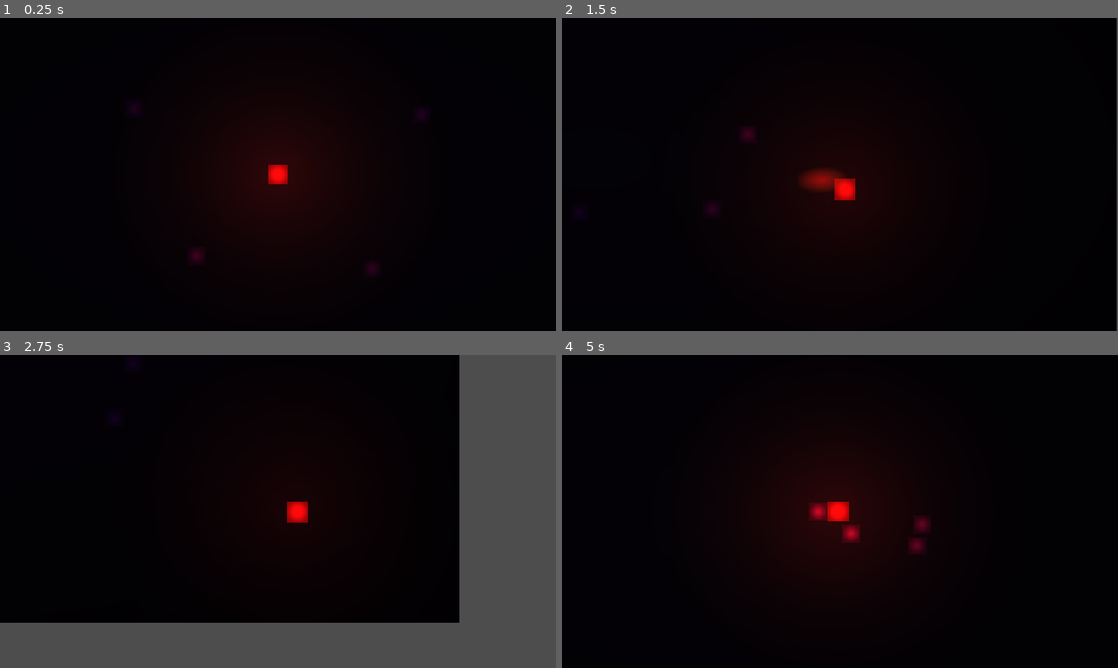
Above: before the commit, frames 1-4 (two rows, left to right).
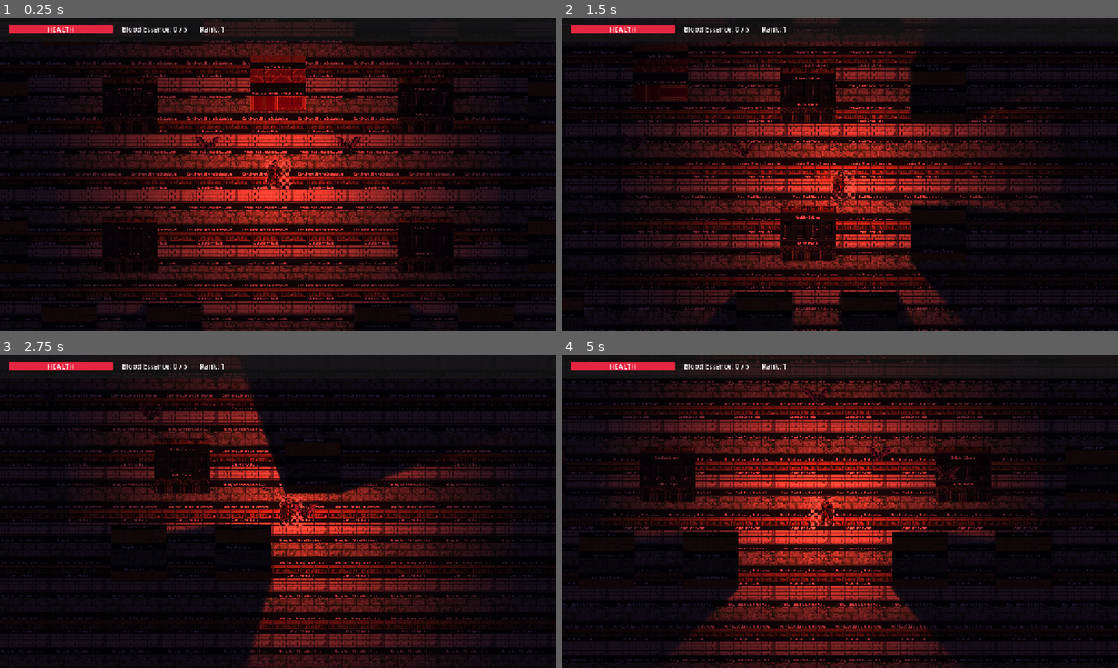
Above: after the commit, the same moments.

Repository: razidark/Crimson-Descent
Game: Godot game, scene res://scenes/world.tscn
The game is run twice, just before and just after one commit, with the same random seed, the same clock (stepped at 60 frames per second) and the same inputs.
Inputs (mouse positions are in pixels of both pictures, inside the frame that each line leads up to):
- Up to frame 1 (0.25 s): no input
- Up to frame 2 (1.5 s): tap Enter (ui_accept) at 0.5, 0.77 s; move the mouse to (962, 158) at 0.52 s; hold Right (ui_right) 0.53-1.28 s; click (962, 158) at 0.67 s; move the mouse to (728, 190) at 1.27 s; hold Down (ui_down) from 1.28 s (still down); click (728, 190) at 1.42 s
- Up to frame 3 (2.75 s): tap Enter (ui_accept) at 1.52 s; move the mouse to (333, 442) at 2.02 s; release Down (ui_down) at 2.03 s; hold Right (ui_right) from 2.03 s (still down); click (333, 442) at 2.17 s
- Up to frame 4 (5 s): move the mouse to (812, 574) at 2.77 s; release Right (ui_right) at 2.78 s; hold Up (ui_up) 2.78-3.53 s; click (812, 574) at 2.92 s; tap Enter (ui_accept) at 3.02, 3.77, 4.52 s; move the mouse to (1006, 558) at 3.52 s; hold Left (ui_left) from 3.53 s (still down); click (1006, 558) at 3.67 s; move the mouse to (673, 464) at 4.27 s; click (673, 464) at 4.42 s

The runs differ from the first frame. In frame 1, 39% of the frame differs, in the area x 0-100%, y 0-100%; in frame 2, 32%; in frame 3, 50%; in frame 4, 36%.

Commit message:
feat(godot): implement full gothic dungeon, real sprites, wave spawner, and blood blessing system

Diff:
--- a/project.godot
+++ b/project.godot
@@ -1,15 +1,25 @@
 ; Engine configuration file.
 ; It's best edited using the editor UI and not directly,
-; but it can also be edited manually.
+; since the parameters that go here are not all obvious.
+;
+; Format:
+;   [section] ; section goes between []
+;   param=value ; assign values to parameters
 
 config_version=5
+
+"ï»¿config_version"=5
+
+[animation]
+
+compatibility/default_parent_skeleton_in_mesh_instance_3d=true
 
 [application]
 
 config/name="Crimson Descent"
 config/description="Dark Gothic Action Roguelike"
 run/main_scene="res://scenes/world.tscn"
-config/features=PackedStringArray("4.3", "Forward Plus")
+config/features=PackedStringArray("4.7", "Forward Plus")
 config/icon="res://icon.svg"
 
 [display]
@@ -22,4 +32,3 @@
 [rendering]
 
 textures/canvas_textures/default_texture_filter=0
-renderer/rendering_method="forward_plus"
--- /dev/null
+++ b/scenes/blood_orb.tscn
@@ -0,0 +1,33 @@
+[gd_scene load_steps=5 format=3 uid="uid://blood_orb_01"]
+
+[ext_resource type="Script" path="res://scripts/blood_orb.gd" id="1_orb"]
+[ext_resource type="Texture2D" path="res://assets/blood_orb.png" id="2_orb_tex"]
+
+[sub_resource type="CircleShape2D" id="CircleShape2D_orb"]
+radius = 12.0
+
+[sub_resource type="Gradient" id="Gradient_orb_light"]
+colors = PackedColorArray(0.95, 0.1, 0.2, 0.8, 0, 0, 0, 0)
+
+[sub_resource type="GradientTexture2D" id="GradientTexture2D_orb_light"]
+gradient = SubResource("Gradient_orb_light")
+width = 64
+height = 64
+fill = 1
+fill_from = Vector2(0.5, 0.5)
+fill_to = Vector2(0.85, 0.85)
+
+[node name="BloodOrb" type="Area2D"]
+script = ExtResource("1_orb")
+
+[node name="CollisionShape2D" type="CollisionShape2D" parent="."]
+shape = SubResource("CircleShape2D_orb")
+
+[node name="Sprite2D" type="Sprite2D" parent="."]
+texture = ExtResource("2_orb_tex")
+
+[node name="PointLight2D" type="PointLight2D" parent="."]
+color = Color(1, 0.2, 0.3, 1)
+energy = 1.2
+texture = SubResource("GradientTexture2D_orb_light")
+texture_scale = 1.5
--- a/scenes/enemy.tscn
+++ b/scenes/enemy.tscn
@@ -1,26 +1,40 @@
 [gd_scene load_steps=5 format=3 uid="uid://enemy_scene_01"]
 
 [ext_resource type="Script" path="res://scripts/enemy.gd" id="1_enemy_script"]
+[ext_resource type="Texture2D" path="res://assets/enemy_demon_0.png" id="2_demon_tex"]
 
-[sub_resource type="CircleShape2D" id="CircleShape2D_enemy"]
-radius = 14.0
+[sub_resource type="CapsuleShape2D" id="CapsuleShape2D_enemy"]
+radius = 18.0
+height = 46.0
 
-[sub_resource type="Gradient" id="Gradient_enemy"]
-colors = PackedColorArray(0.6, 0.1, 0.7, 1, 0.2, 0.05, 0.3, 1)
+[sub_resource type="StyleBoxFlat" id="StyleBoxFlat_hp_fill"]
+bg_color = Color(0.85, 0.15, 0.2, 1)
+corner_radius_top_left = 2
+corner_radius_top_right = 2
+corner_radius_bottom_right = 2
+corner_radius_bottom_left = 2
 
-[sub_resource type="GradientTexture2D" id="GradientTexture2D_enemy"]
-gradient = SubResource("Gradient_enemy")
-width = 28
-height = 28
-fill = 1
-fill_from = Vector2(0.5, 0.5)
-fill_to = Vector2(0.85, 0.85)
+[sub_resource type="StyleBoxFlat" id="StyleBoxFlat_hp_bg"]
+bg_color = Color(0.1, 0.1, 0.15, 0.8)
 
 [node name="Enemy" type="CharacterBody2D"]
+collision_layer = 4
+collision_mask = 3
 script = ExtResource("1_enemy_script")
 
 [node name="CollisionShape2D" type="CollisionShape2D" parent="."]
-shape = SubResource("CircleShape2D_enemy")
+shape = SubResource("CapsuleShape2D_enemy")
 
 [node name="Sprite2D" type="Sprite2D" parent="."]
-texture = SubResource("GradientTexture2D_enemy")
+scale = Vector2(0.75, 0.75)
+texture = ExtResource("2_demon_tex")
+
+[node name="ProgressBar" type="ProgressBar" parent="."]
+offset_left = -20.0
+offset_top = -32.0
+offset_right = 20.0
+offset_bottom = -28.0
+theme_override_styles/background = SubResource("StyleBoxFlat_hp_bg")
+theme_override_styles/fill = SubResource("StyleBoxFlat_hp_fill")
+value = 100.0
+show_percentage = false
--- a/scenes/player.tscn
+++ b/scenes/player.tscn
@@ -1,48 +1,152 @@
-[gd_scene load_steps=5 format=3 uid="uid://player_scene_01"]
+[gd_scene load_steps=7 format=3 uid="uid://player_scene_01"]
 
 [ext_resource type="Script" path="res://scripts/player.gd" id="1_script"]
+[ext_resource type="Texture2D" path="res://assets/hero_0.png" id="2_hero_tex"]
 
-[sub_resource type="CircleShape2D" id="CircleShape2D_1"]
-radius = 16.0
-
-[sub_resource type="Gradient" id="Gradient_char"]
-colors = PackedColorArray(0.85, 0.15, 0.25, 1, 0.4, 0.05, 0.1, 1)
-
-[sub_resource type="GradientTexture2D" id="GradientTexture2D_char"]
-gradient = SubResource("Gradient_char")
-width = 32
-height = 32
-fill = 1
-fill_from = Vector2(0.5, 0.5)
-fill_to = Vector2(0.9, 0.9)
+[sub_resource type="CapsuleShape2D" id="CapsuleShape2D_1"]
+radius = 18.0
+height = 54.0
 
 [sub_resource type="Gradient" id="Gradient_light"]
-colors = PackedColorArray(1, 0.4, 0.2, 0.9, 0, 0, 0, 0)
+colors = PackedColorArray(1, 0.45, 0.35, 1, 0, 0, 0, 0)
 
 [sub_resource type="GradientTexture2D" id="GradientTexture2D_light"]
 gradient = SubResource("Gradient_light")
-width = 128
-height = 128
+width = 256
+height = 256
 fill = 1
 fill_from = Vector2(0.5, 0.5)
-fill_to = Vector2(0.85, 0.85)
+fill_to = Vector2(0.95, 0.95)
+
+[sub_resource type="StyleBoxFlat" id="StyleBoxFlat_player_fill"]
+bg_color = Color(0.9, 0.15, 0.25, 1)
+corner_radius_top_left = 4
+corner_radius_top_right = 4
+corner_radius_bottom_right = 4
+corner_radius_bottom_left = 4
+
+[sub_resource type="StyleBoxFlat" id="StyleBoxFlat_player_bg"]
+bg_color = Color(0.08, 0.05, 0.1, 0.9)
+border_width_left = 1
+border_width_top = 1
+border_width_right = 1
+border_width_bottom = 1
+border_color = Color(0.3, 0.1, 0.15, 1)
 
 [node name="Player" type="CharacterBody2D"]
+collision_layer = 2
+collision_mask = 1
 script = ExtResource("1_script")
 
 [node name="CollisionShape2D" type="CollisionShape2D" parent="."]
-shape = SubResource("CircleShape2D_1")
+position = Vector2(0, 4)
+shape = SubResource("CapsuleShape2D_1")
 
 [node name="Sprite2D" type="Sprite2D" parent="."]
-texture = SubResource("GradientTexture2D_char")
+scale = Vector2(0.8, 0.8)
+texture = ExtResource("2_hero_tex")
 
 [node name="PointLight2D" type="PointLight2D" parent="."]
-color = Color(0.95, 0.4, 0.2, 1)
+color = Color(0.98, 0.45, 0.3, 1)
 energy = 1.8
+shadow_enabled = true
+shadow_filter = 1
+shadow_filter_smooth = 2.0
 texture = SubResource("GradientTexture2D_light")
-texture_scale = 5.0
+texture_scale = 4.0
 
 [node name="Camera2D" type="Camera2D" parent="."]
 position_smoothing_enabled = true
 position_smoothing_speed = 7.0
-zoom = Vector2(1.5, 1.5)
+
+[node name="CanvasLayer" type="CanvasLayer" parent="."]
+
+[node name="HUD" type="Control" parent="CanvasLayer"]
+layout_mode = 3
+anchors_preset = 15
+anchor_right = 1.0
+anchor_bottom = 1.0
+grow_horizontal = 2
+grow_vertical = 2
+mouse_filter = 2
+
+[node name="TopPanel" type="Panel" parent="CanvasLayer/HUD"]
+layout_mode = 1
+anchors_preset = 10
+anchor_right = 1.0
+offset_bottom = 54.0
+grow_horizontal = 2
+
+[node name="HealthBar" type="ProgressBar" parent="CanvasLayer/HUD"]
+layout_mode = 0
+offset_left = 20.0
+offset_top = 16.0
+offset_right = 260.0
+offset_bottom = 36.0
+theme_override_styles/background = SubResource("StyleBoxFlat_player_bg")
+theme_override_styles/fill = SubResource("StyleBoxFlat_player_fill")
+value = 100.0
+show_percentage = false
+
+[node name="HpText" type="Label" parent="CanvasLayer/HUD/HealthBar"]
+layout_mode = 1
+anchors_preset = 15
+anchor_right = 1.0
+anchor_bottom = 1.0
+text = "HEALTH"
+horizontal_alignment = 1
+vertical_alignment = 1
+
+[node name="BloodLabel" type="Label" parent="CanvasLayer/HUD"]
+layout_mode = 0
+offset_left = 280.0
+offset_top = 14.0
+offset_right = 440.0
+offset_bottom = 38.0
+text = "Blood Essence: 0"
+vertical_alignment = 1
+
+[node name="LevelLabel" type="Label" parent="CanvasLayer/HUD"]
+layout_mode = 0
+offset_left = 460.0
+offset_top = 14.0
+offset_right = 580.0
+offset_bottom = 38.0
+text = "Rank: 1"
+vertical_alignment = 1
+
+[node name="UpgradePanel" type="PanelContainer" parent="CanvasLayer/HUD"]
+visible = false
+layout_mode = 1
+anchors_preset = 8
+anchor_left = 0.5
+anchor_top = 0.5
+anchor_right = 0.5
+anchor_bottom = 0.5
+offset_left = -260.0
+offset_top = -140.0
+offset_right = 260.0
+offset_bottom = 140.0
+grow_horizontal = 2
+grow_vertical = 2
+
+[node name="VBox" type="VBoxContainer" parent="CanvasLayer/HUD/UpgradePanel"]
+layout_mode = 2
+theme_override_constants/separation = 12
+
+[node name="Title" type="Label" parent="CanvasLayer/HUD/UpgradePanel/VBox"]
+layout_mode = 2
+text = "--- BLOOD BLESSING UNLOCKED ---"
+horizontal_alignment = 1
+
+[node name="BtnBlade" type="Button" parent="CanvasLayer/HUD/UpgradePanel/VBox"]
+layout_mode = 2
+text = "[1] Crimson Cleave: +35% Attack Damage & Slash Width"
+
+[node name="BtnSwift" type="Button" parent="CanvasLayer/HUD/UpgradePanel/VBox"]
+layout_mode = 2
+text = "[2] Vampire Wings: +25% Movement Speed & Lower Dash Cooldown"
+
+[node name="BtnLeech" type="Button" parent="CanvasLayer/HUD/UpgradePanel/VBox"]
+layout_mode = 2
+text = "[3] Soul Drinker: Instantly restore 50% HP & gain +20 Max HP"
--- /dev/null
+++ b/scenes/wall.tscn
@@ -0,0 +1,22 @@
+[gd_scene load_steps=4 format=3]
+
+[ext_resource type="Texture2D" path="res://assets/tile_wall.png" id="1_wall"]
+
+[sub_resource type="RectangleShape2D" id="RectangleShape2D_1"]
+size = Vector2(128, 128)
+
+[sub_resource type="OccluderPolygon2D" id="OccluderPolygon2D_1"]
+polygon = PackedVector2Array(-64, -64, 64, -64, 64, 64, -64, 64)
+
+[node name="Wall" type="StaticBody2D"]
+collision_layer = 1
+collision_mask = 0
+
+[node name="Sprite2D" type="Sprite2D" parent="."]
+texture = ExtResource("1_wall")
+
+[node name="CollisionShape2D" type="CollisionShape2D" parent="."]
+shape = SubResource("RectangleShape2D_1")
+
+[node name="LightOccluder2D" type="LightOccluder2D" parent="."]
+occluder = SubResource("OccluderPolygon2D_1")
--- a/scenes/world.tscn
+++ b/scenes/world.tscn
@@ -1,39 +1,94 @@
-[gd_scene load_steps=5 format=3 uid="uid://world_scene_01"]
+[gd_scene load_steps=8 format=3 uid="uid://world_scene_01"]
 
-[ext_resource type="PackedScene" path="res://scenes/player.tscn" id="1_player"]
-[ext_resource type="PackedScene" path="res://scenes/enemy.tscn" id="2_enemy"]
-
-[sub_resource type="Gradient" id="Gradient_floor"]
-colors = PackedColorArray(0.12, 0.09, 0.15, 1, 0.05, 0.03, 0.08, 1)
-
-[sub_resource type="GradientTexture2D" id="GradientTexture2D_floor"]
-gradient = SubResource("Gradient_floor")
-width = 1600
-height = 900
-fill = 1
-fill_from = Vector2(0.5, 0.5)
-fill_to = Vector2(0.9, 0.9)
+[ext_resource type="Texture2D" path="res://assets/tile_floor.png" id="1_floor_tex"]
+[ext_resource type="PackedScene" path="res://scenes/player.tscn" id="2_player"]
+[ext_resource type="PackedScene" path="res://scenes/wall.tscn" id="3_wall"]
+[ext_resource type="PackedScene" path="res://scenes/enemy.tscn" id="4_enemy"]
+[ext_resource type="Script" path="res://scripts/spawner.gd" id="5_spawner"]
+[ext_resource type="Texture2D" path="res://assets/tile_altar.png" id="6_altar_tex"]
+[ext_resource type="Texture2D" path="res://assets/tile_pillar.png" id="7_pillar_tex"]
 
 [node name="World" type="Node2D"]
 
 [node name="CanvasModulate" type="CanvasModulate" parent="."]
 color = Color(0.12, 0.08, 0.16, 1)
 
-[node name="Ground" type="Sprite2D" parent="."]
+[node name="FloorDungeon" type="Sprite2D" parent="."]
+texture_repeat = 2
 position = Vector2(640, 360)
-texture = SubResource("GradientTexture2D_floor")
+scale = Vector2(1, 1)
+texture = ExtResource("1_floor_tex")
+region_enabled = true
+region_rect = Rect2(0, 0, 3000, 2000)
 
-[node name="Player" parent="." instance=ExtResource("1_player")]
+[node name="Pillars" type="Node2D" parent="."]
+
+[node name="Pillar1" type="Sprite2D" parent="Pillars"]
+position = Vector2(300, 200)
+texture = ExtResource("7_pillar_tex")
+
+[node name="Pillar2" type="Sprite2D" parent="Pillars"]
+position = Vector2(980, 200)
+texture = ExtResource("7_pillar_tex")
+
+[node name="Pillar3" type="Sprite2D" parent="Pillars"]
+position = Vector2(300, 520)
+texture = ExtResource("7_pillar_tex")
+
+[node name="Pillar4" type="Sprite2D" parent="Pillars"]
+position = Vector2(980, 520)
+texture = ExtResource("7_pillar_tex")
+
+[node name="Altar" type="Sprite2D" parent="."]
+position = Vector2(640, 150)
+texture = ExtResource("6_altar_tex")
+
+[node name="Walls" type="Node2D" parent="."]
+
+[node name="WallN1" parent="Walls" instance=ExtResource("3_wall")]
+position = Vector2(160, 0)
+
+[node name="WallN2" parent="Walls" instance=ExtResource("3_wall")]
+position = Vector2(400, 0)
+
+[node name="WallN3" parent="Walls" instance=ExtResource("3_wall")]
+position = Vector2(880, 0)
+
+[node name="WallN4" parent="Walls" instance=ExtResource("3_wall")]
+position = Vector2(1120, 0)
+
+[node name="WallS1" parent="Walls" instance=ExtResource("3_wall")]
+position = Vector2(160, 720)
+
+[node name="WallS2" parent="Walls" instance=ExtResource("3_wall")]
+position = Vector2(400, 720)
+
+[node name="WallS3" parent="Walls" instance=ExtResource("3_wall")]
+position = Vector2(880, 720)
+
+[node name="WallS4" parent="Walls" instance=ExtResource("3_wall")]
+position = Vector2(1120, 720)
+
+[node name="WallW1" parent="Walls" instance=ExtResource("3_wall")]
+position = Vector2(0, 200)
+
+[node name="WallW2" parent="Walls" instance=ExtResource("3_wall")]
+position = Vector2(0, 520)
+
+[node name="WallE1" parent="Walls" instance=ExtResource("3_wall")]
+position = Vector2(1280, 200)
+
+[node name="WallE2" parent="Walls" instance=ExtResource("3_wall")]
+position = Vector2(1280, 520)
+
+[node name="Player" parent="." instance=ExtResource("2_player")]
 position = Vector2(640, 360)
 
-[node name="Enemy1" parent="." instance=ExtResource("2_enemy")]
-position = Vector2(400, 250)
+[node name="EnemySpawner" type="Node2D" parent="."]
+script = ExtResource("5_spawner")
 
-[node name="Enemy2" parent="." instance=ExtResource("2_enemy")]
-position = Vector2(880, 260)
+[node name="InitialEnemy1" parent="." instance=ExtResource("4_enemy")]
+position = Vector2(460, 280)
 
-[node name="Enemy3" parent="." instance=ExtResource("2_enemy")]
-position = Vector2(500, 500)
-
-[node name="Enemy4" parent="." instance=ExtResource("2_enemy")]
-position = Vector2(800, 520)
+[node name="InitialEnemy2" parent="." instance=ExtResource("4_enemy")]
+position = Vector2(820, 280)
--- /dev/null
+++ b/scripts/blood_orb.gd
@@ -0,0 +1,30 @@
+extends Area2D
+
+@export var xp_value: int = 15
+var target_player: Node2D = null
+var magnet_speed: float = 0.0
+
+func _ready() -> void:
+	body_entered.connect(_on_body_entered)
+	# Pulse animation
+	var tween = create_tween().set_loops()
+	tween.tween_property($Sprite2D, "scale", Vector2(1.2, 1.2), 0.4)
+	tween.tween_property($Sprite2D, "scale", Vector2(0.9, 0.9), 0.4)
+
+func _physics_process(delta: float) -> void:
+	if not target_player:
+		var players = get_tree().get_nodes_in_group("player")
+		if players.size() > 0:
+			var p = players[0]
+			if global_position.distance_to(p.global_position) < 180.0:
+				target_player = p
+		return
+
+	# Magnetize towards player
+	magnet_speed += 600.0 * delta
+	global_position = global_position.move_toward(target_player.global_position, magnet_speed * delta)
+
+func _on_body_entered(body: Node2D) -> void:
+	if body.is_in_group("player") and body.has_method("gain_blood"):
+		body.gain_blood(xp_value)
+		queue_free()
--- a/scripts/enemy.gd
+++ b/scripts/enemy.gd
@@ -1,32 +1,69 @@
 extends CharacterBody2D
 
-@export var speed: float = 90.0
-@export var max_hp: int = 40
-var current_hp: int = 40
+enum EnemyType { BAT, DEMON_WARRIOR, GARGOYLE }
+@export var enemy_type: EnemyType = EnemyType.DEMON_WARRIOR
 
+@export var speed: float = 85.0
+@export var max_hp: int = 50
+@export var attack_damage: float = 12.0
+var current_hp: int = 50
 var target: Node2D = null
+
+var blood_orb_scene = preload("res://scenes/blood_orb.tscn")
+
+@onready var sprite = $Sprite2D
+@onready var hp_bar = $ProgressBar
 
 func _ready() -> void:
 	current_hp = max_hp
 	add_to_group("enemies")
+	hp_bar.max_value = max_hp
+	hp_bar.value = current_hp
+	hp_bar.visible = false
 
-func _physics_process(_delta: float) -> void:
+func _physics_process(delta: float) -> void:
+	# Subtle breath / idle animation
+	sprite.position.y = sin(Time.get_ticks_msec() / 120.0) * 2.0
+
 	if not target:
 		var players = get_tree().get_nodes_in_group("player")
 		if players.size() > 0:
 			target = players[0]
 		return
 
-	var dir = (target.global_position - global_position).normalized()
+	var diff = target.global_position - global_position
+	var dir = diff.normalized()
 	velocity = dir * speed
+
+	if dir.x < 0:
+		sprite.flip_h = true
+	elif dir.x > 0:
+		sprite.flip_h = false
+
 	move_and_slide()
+
+	# Damage player on contact
+	if global_position.distance_to(target.global_position) < 32.0:
+		if target.has_method("take_damage"):
+			target.take_damage(attack_damage * delta)
 
 func take_damage(amount: int) -> void:
 	current_hp -= amount
-	# Flash red effect
-	$Sprite2D.modulate = Color(2, 0.2, 0.2, 1)
+	hp_bar.visible = true
+	hp_bar.value = current_hp
+
+	# Red flash effect
+	sprite.modulate = Color(3.5, 0.4, 0.4, 1)
 	var tween = create_tween()
-	tween.tween_property($Sprite2D, "modulate", Color(1, 1, 1, 1), 0.15)
+	tween.tween_property(sprite, "modulate", Color(1, 1, 1, 1), 0.15)
 
 	if current_hp <= 0:
+		spawn_blood_drop()
 		queue_free()
+
+func spawn_blood_drop() -> void:
+	var count = 2 if enemy_type == EnemyType.DEMON_WARRIOR else 1
+	for i in range(count):
+		var orb = blood_orb_scene.instantiate()
+		orb.global_position = global_position + Vector2(randf_range(-15, 15), randf_range(-15, 15))
+		get_parent().call_deferred("add_child", orb)
--- a/scripts/player.gd
+++ b/scripts/player.gd
@@ -1,28 +1,55 @@
 extends CharacterBody2D
 
 @export var speed: float = 240.0
-@export var dash_speed: float = 700.0
-@export var dash_duration: float = 0.2
+@export var dash_speed: float = 750.0
+@export var dash_duration: float = 0.22
+
+var max_hp: float = 100.0
+var current_hp: float = 100.0
+var blood_essence: int = 0
+var level: int = 1
+var next_level_threshold: int = 5
+
+var attack_power: int = 25
+var attack_scale: float = 1.0
 
 var is_dashing: bool = false
 var dash_timer: float = 0.0
 var dash_dir: Vector2 = Vector2.ZERO
+var attack_cooldown: float = 0.0
 
 var slash_scene = preload("res://scenes/slash_arc.tscn")
 
 @onready var sprite = $Sprite2D
 @onready var light = $PointLight2D
+@onready var hp_bar = $CanvasLayer/HUD/HealthBar
+@onready var blood_label = $CanvasLayer/HUD/BloodLabel
+@onready var level_label = $CanvasLayer/HUD/LevelLabel
+@onready var upgrade_panel = $CanvasLayer/HUD/UpgradePanel
 
 func _ready() -> void:
 	add_to_group("player")
+	update_hud()
+
+	if upgrade_panel:
+		var btn_blade = upgrade_panel.get_node_or_null("VBox/BtnBlade")
+		var btn_swift = upgrade_panel.get_node_or_null("VBox/BtnSwift")
+		var btn_leech = upgrade_panel.get_node_or_null("VBox/BtnLeech")
+		if btn_blade:
+			btn_blade.pressed.connect(func(): choose_upgrade("blade"))
+		if btn_swift:
+			btn_swift.pressed.connect(func(): choose_upgrade("swift"))
+		if btn_leech:
+			btn_leech.pressed.connect(func(): choose_upgrade("leech"))
 
 func _unhandled_input(event: InputEvent) -> void:
 	if event is InputEventMouseButton and event.button_index == MOUSE_BUTTON_LEFT and event.pressed:
 		attack_melee()
 
 func _physics_process(dt: float) -> void:
-	# Light subtle breathing flicker
 	light.energy = 1.8 + sin(Time.get_ticks_msec() / 200.0) * 0.15
+	if attack_cooldown > 0.0:
+		attack_cooldown -= dt
 
 	if is_dashing:
 		dash_timer -= dt
@@ -42,7 +69,6 @@
 	else:
 		velocity = Vector2.ZERO
 
-	# Space to Dash
 	if Input.is_action_just_pressed("ui_accept") and not is_dashing:
 		var dir = input_vec if input_vec != Vector2.ZERO else (Vector2.LEFT if sprite.flip_h else Vector2.RIGHT)
 		is_dashing = true
@@ -52,9 +78,61 @@
 	move_and_slide()
 
 func attack_melee() -> void:
+	if attack_cooldown > 0.0 or is_dashing or (upgrade_panel and upgrade_panel.visible):
+		return
+	attack_cooldown = 0.25
+
 	var slash = slash_scene.instantiate()
 	var mouse_pos = get_global_mouse_position()
 	var angle = (mouse_pos - global_position).angle()
-	slash.global_position = global_position + Vector2.from_angle(angle) * 36.0
+	slash.global_position = global_position + Vector2.from_angle(angle) * 40.0
 	slash.rotation = angle
+	slash.scale = Vector2(attack_scale, attack_scale)
+	slash.damage = attack_power
 	get_parent().add_child(slash)
+
+func take_damage(amount: float) -> void:
+	current_hp = max(0.0, current_hp - amount)
+	update_hud()
+	sprite.modulate = Color(3.0, 0.4, 0.4, 1)
+	var tween = create_tween()
+	tween.tween_property(sprite, "modulate", Color(1, 1, 1, 1), 0.12)
+
+func gain_blood(amount: int) -> void:
+	blood_essence += amount
+	current_hp = min(max_hp, current_hp + 6.0)
+	if blood_essence >= next_level_threshold:
+		level_up()
+	update_hud()
+
+func level_up() -> void:
+	level += 1
+	next_level_threshold += 5 + level * 3
+	if upgrade_panel:
+		upgrade_panel.visible = true
+		Engine.time_scale = 0.05
+
+func choose_upgrade(choice: String) -> void:
+	if choice == "blade":
+		attack_power = int(attack_power * 1.4)
+		attack_scale += 0.25
+	elif choice == "swift":
+		speed += 50.0
+		dash_speed += 120.0
+	elif choice == "leech":
+		max_hp += 30.0
+		current_hp = max_hp
+
+	if upgrade_panel:
+		upgrade_panel.visible = false
+	Engine.time_scale = 1.0
+	update_hud()
+
+func update_hud() -> void:
+	if hp_bar:
+		hp_bar.max_value = max_hp
+		hp_bar.value = current_hp
+	if blood_label:
+		blood_label.text = "Blood Essence: %d / %d" % [blood_essence, next_level_threshold]
+	if level_label:
+		level_label.text = "Rank: %d" % level
--- a/scripts/slash_arc.gd
+++ b/scripts/slash_arc.gd
@@ -1,14 +1,14 @@
 extends Area2D
 
 @export var damage: int = 25
-@export var lifetime: float = 0.18
+@export var lifetime: float = 0.22
 
 func _ready() -> void:
 	body_entered.connect(_on_body_entered)
-	var tween = create_tween()
-	tween.tween_property(self, "scale", Vector2(1.5, 1.5), lifetime)
-	tween.parallel().tween_property($Sprite2D, "modulate:a", 0.0, lifetime)
-	tween.tween_callback(queue_free)
+	var tween = create_tween().set_parallel(true)
+	tween.tween_property(self, "scale", scale * 1.3, lifetime)
+	tween.tween_property(self, "modulate:a", 0.0, lifetime)
+	tween.chain().tween_callback(queue_free)
 
 func _on_body_entered(body: Node2D) -> void:
 	if body.is_in_group("enemies") and body.has_method("take_damage"):
--- /dev/null
+++ b/scripts/spawner.gd
@@ -0,0 +1,41 @@
+extends Node2D
+
+@export var bat_scene: PackedScene = preload("res://scenes/enemy.tscn")
+@export var spawn_interval: float = 3.5
+@export var max_enemies: int = 25
+
+var timer: float = 1.0
+var wave: int = 1
+var player: Node2D = null
+
+func _ready() -> void:
+	pass
+
+func _process(delta: float) -> void:
+	if not player:
+		var players = get_tree().get_nodes_in_group("player")
+		if players.size() > 0:
+			player = players[0]
+		return
+
+	timer -= delta
+	if timer <= 0.0:
+		timer = max(1.2, spawn_interval - wave * 0.15)
+		spawn_wave()
+
+func spawn_wave() -> void:
+	var enemies = get_tree().get_nodes_in_group("enemies")
+	if enemies.size() >= max_enemies:
+		return
+
+	var spawn_count = 2 + int(wave / 2.0)
+	wave += 1
+
+	for i in range(spawn_count):
+		var angle = randf_range(0, TAU)
+		var dist = randf_range(350, 550)
+		var spawn_pos = player.global_position + Vector2.from_angle(angle) * dist
+
+		var enemy = bat_scene.instantiate()
+		enemy.global_position = spawn_pos
+		get_parent().add_child(enemy)
Binary file added: assets/blood_orb.png
Not shown, added: assets/blood_orb.png.import
Binary file added: assets/dungeon_floor.png
Not shown, added: assets/dungeon_floor.png.import
Not shown, added: assets/enemies.png.import
Binary file added: assets/enemy_demon_0.png
Not shown, added: assets/enemy_demon_0.png.import
Binary file added: assets/enemy_demon_1.png
Not shown, added: assets/enemy_demon_1.png.import
Binary file added: assets/enemy_demon_2.png
Not shown, added: assets/enemy_demon_2.png.import
Binary file added: assets/enemy_demon_3.png
(and 43 more such lines)
